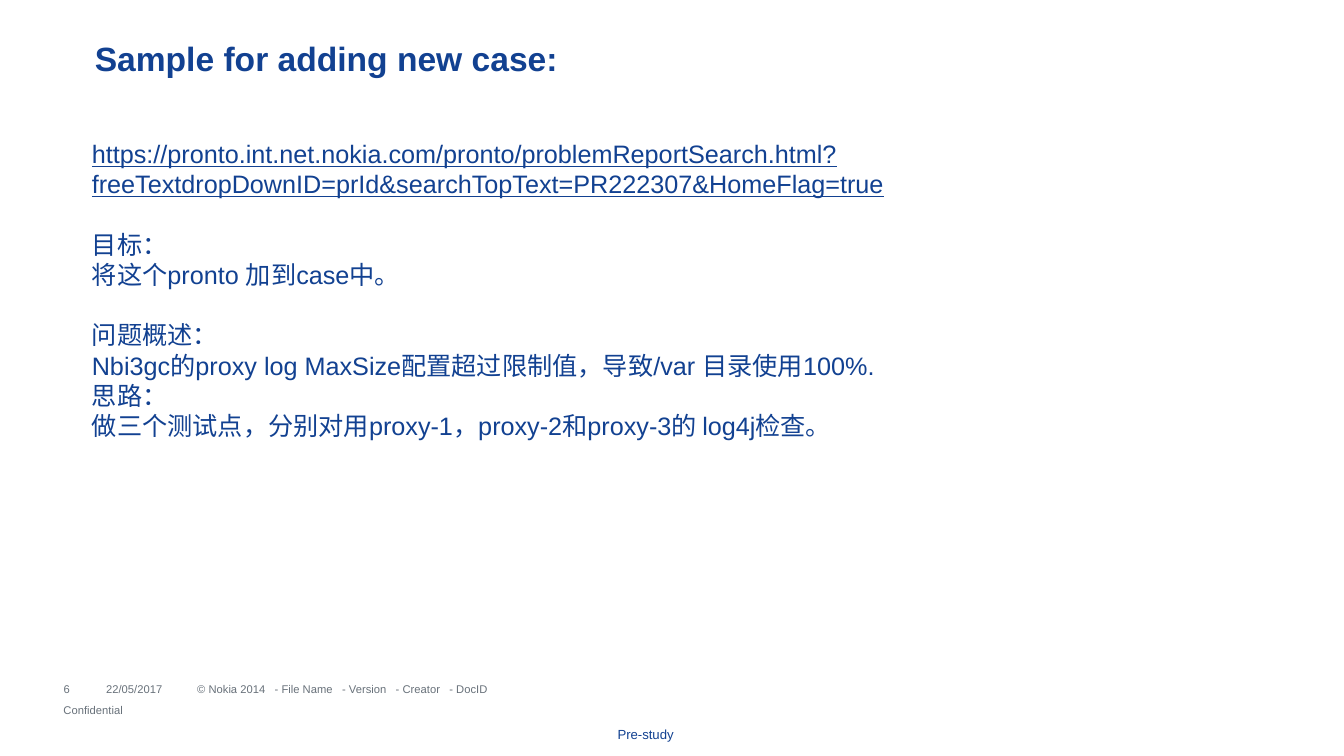
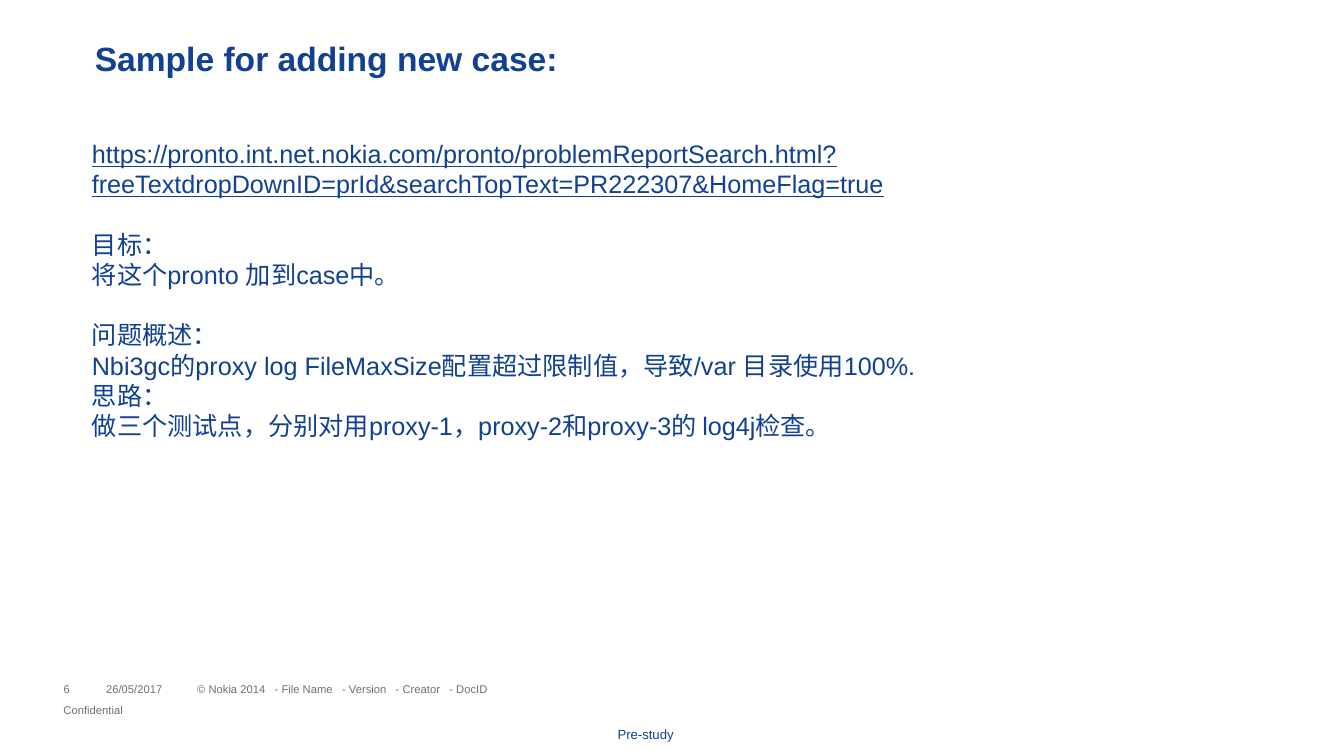
Before and after one commit to gaoxiaofeng/troubleShooting, a slide deck: slide 6 of troubleshooting.pptx. Drawn at 1344x756 pixels with LibreOffice and Linux fonts; fonts in the diff are those of the drawing; background and template pictures are left out. Boxes give left, top, right and bottom in pixels: in the first picture for what was removed or moved away, otherwise in the second. Text is boxed around its words. In the diff, an @@ line names an element or a change of style, - is before the commit and + after.

```diff
--- a/troubleshooting.pptx
+++ b/troubleshooting.pptx
@@ text at [92, 354, 915, 380]: text changed @@
-Nbi3gc的proxy log MaxSize配置超过限制值，导致/var 目录使用100%.
+Nbi3gc的proxy log FileMaxSize配置超过限制值，导致/var 目录使用100%.
@@ text at [106, 685, 162, 693]: text changed @@
-22/05/2017
+26/05/2017
```
Also in this commit, not shown: 3 other slides changed, 6 slides added, 5 slides removed, 15 other files.
